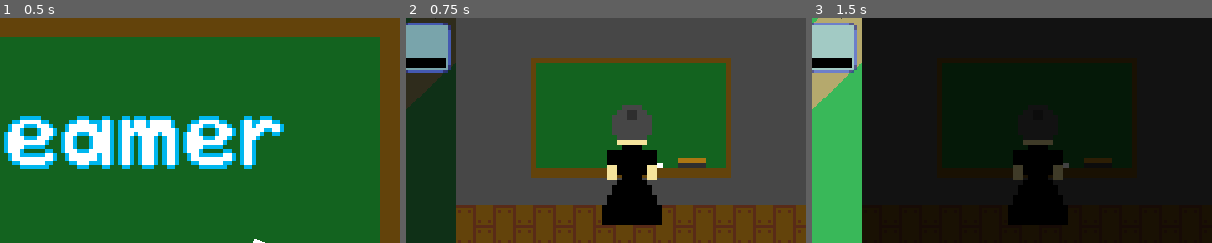
Above: before the commit, frames 1-3 (left to right).
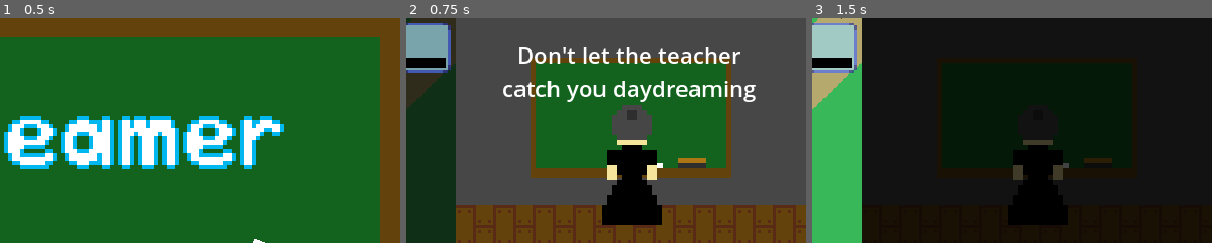
Above: after the commit, the same moments.

Repository: SupakornPholsiri/Daydreamer
Game: Godot game, scene res://main.tscn
Same seed, same stepped clock (60 frames per second), same inputs: the game is played once before the commit and once after it. Sound files missing from this copy of the repository are replaced by a short silence.
Inputs (mouse positions are % of the whole screen's width and height, from its top left):
- Up to frame 1 (0.5 s): no input
- Up to frame 2 (0.75 s): click "Play" at 0.5 s
- Up to frame 3 (1.5 s): tap Enter at 1.25 s; move the mouse to (72, 45) at 1.27 s; hold D (move_right) from 1.28 s (still down); tap Space (toggle_daydream) at 1.35 s; click (72, 45) at 1.42 s
The pictures show only the part of the screen within x 50-100%, y 0-50%; the shares and areas given below are measured in that part.

Frame 1 is identical in both runs. In frame 2, 3.7% of the frame differs, in the area x 24-88%, y 12-38%; in frame 3, nothing differs.

Commit message:
caught cutscene done

Diff:
--- a/Classroom/classroom.gd
+++ b/Classroom/classroom.gd
@@ -1,6 +1,7 @@
 extends Node2D
 
-signal game_over
+signal game_over(reason : int)
+signal cutscene_over
 
 enum TEACHER_STATE {
 	WRITING,
@@ -27,6 +28,7 @@
 
 func reset():
 	timer.stop()
+	animation_player.play("RESET")
 	animation_player.stop()
 	$TripleDotBubble.visible = false
 	current_teacher_state = TEACHER_STATE.WRITING
@@ -34,7 +36,7 @@
 
 func _physics_process(delta):
 	if player_daydreaming and current_teacher_state == TEACHER_STATE.TALKING:
-		emit_signal("game_over")
+		emit_signal("game_over", 1)
 
 func begin_writing():
 	SoundPlayer.stop_teacher_talking_sound()
@@ -61,3 +63,9 @@
 	match current_teacher_state:
 		TEACHER_STATE.WRITING : begin_looking()
 		TEACHER_STATE.TALKING : begin_writing()
+
+func play_game_over():
+	animation_player.play("game_over")
+
+func game_over_cutscene_ended():
+	emit_signal("cutscene_over")
--- a/Classroom/classroom.tscn
+++ b/Classroom/classroom.tscn
@@ -16,6 +16,18 @@
 
 [sub_resource type="Animation" id="Animation_3w0hm"]
 length = 0.001
+tracks/0/type = "value"
+tracks/0/imported = false
+tracks/0/enabled = true
+tracks/0/path = NodePath("Teacher:position")
+tracks/0/interp = 1
+tracks/0/loop_wrap = true
+tracks/0/keys = {
+"times": PackedFloat32Array(0),
+"transitions": PackedFloat32Array(1),
+"update": 0,
+"values": [Vector2(281, 235)]
+}
 
 [sub_resource type="Animation" id="Animation_jeya8"]
 resource_name = "triple_dot"
@@ -59,9 +71,40 @@
 "values": [true, false]
 }
 
+[sub_resource type="Animation" id="Animation_77vyh"]
+resource_name = "game_over"
+length = 0.4
+tracks/0/type = "value"
+tracks/0/imported = false
+tracks/0/enabled = true
+tracks/0/path = NodePath("Teacher:position")
+tracks/0/interp = 1
+tracks/0/loop_wrap = true
+tracks/0/keys = {
+"times": PackedFloat32Array(0, 0.3, 0.4),
+"transitions": PackedFloat32Array(1, 1, 1),
+"update": 0,
+"values": [Vector2(281, 235), Vector2(281, 443), Vector2(160, 443)]
+}
+tracks/1/type = "method"
+tracks/1/imported = false
+tracks/1/enabled = true
+tracks/1/path = NodePath(".")
+tracks/1/interp = 1
+tracks/1/loop_wrap = true
+tracks/1/keys = {
+"times": PackedFloat32Array(0.4),
+"transitions": PackedFloat32Array(1),
+"values": [{
+"args": [],
+"method": &"game_over_cutscene_ended"
+}]
+}
+
 [sub_resource type="AnimationLibrary" id="AnimationLibrary_1stuh"]
 _data = {
 "RESET": SubResource("Animation_3w0hm"),
+"game_over": SubResource("Animation_77vyh"),
 "triple_dot": SubResource("Animation_jeya8")
 }
 
--- a/main.gd
+++ b/main.gd
@@ -21,6 +21,11 @@
 
 var in_game_over : bool = false
 
+enum GAME_OVER {
+	OUT_OF_HEALTH,
+	CAUGHT
+}
+
 # Called when the node enters the scene tree for the first time.
 func _ready():
 	get_tree().set_pause(true)
@@ -42,7 +47,7 @@
 	UI.update_score_multiplier_ui(value)
 
 func _on_player_died():
-	game_over()
+	game_over(GAME_OVER.OUT_OF_HEALTH)
 
 func _on_enemy_died(point : int):
 	set_score(score + point * score_multi)
@@ -76,9 +81,16 @@
 	if node in get_tree().get_nodes_in_group("Enemies"):
 		node.connect("enemy_died", _on_enemy_died)
 
-func game_over():
+func game_over(reason : int):
+	in_game_over = true
+	match reason :
+		GAME_OVER.OUT_OF_HEALTH : stop_game()
+		GAME_OVER.CAUGHT :
+			call_deferred("toggle_daydream")
+			classroom.play_game_over()
+
+func stop_game():
 	get_tree().set_pause(true)
-	in_game_over = true
 	reset_game()
 	UI.show_game_over(score)
 	score = 0
--- a/main.tscn
+++ b/main.tscn
@@ -160,6 +160,24 @@
 grow_vertical = 2
 texture = ExtResource("7_aiiv8")
 
+[node name="general_rule" type="Label" parent="UI" groups=["tutorial_ui"]]
+visible = false
+anchors_preset = 8
+anchor_left = 0.5
+anchor_top = 0.5
+anchor_right = 0.5
+anchor_bottom = 0.5
+offset_left = 154.0
+offset_top = -325.0
+offset_right = 559.0
+offset_bottom = -222.0
+grow_horizontal = 2
+grow_vertical = 2
+text = "Don't let the teacher
+catch you daydreaming"
+label_settings = SubResource("LabelSettings_0mvru")
+horizontal_alignment = 1
+
 [node name="to_daydream" type="Label" parent="UI" groups=["tutorial_ui"]]
 visible = false
 anchors_preset = 8
@@ -266,6 +284,7 @@
 [connection signal="child_entered_tree" from="Control/SubViewportContainer/DaydreamViewport/Daydream" to="." method="_on_daydream_child_entered_tree"]
 [connection signal="powerup_activated" from="Control/SubViewportContainer/DaydreamViewport/Daydream" to="." method="_on_daydream_powerup_activated"]
 [connection signal="powerup_deactivated" from="Control/SubViewportContainer/DaydreamViewport/Daydream" to="." method="_on_daydream_powerup_deactivated"]
+[connection signal="cutscene_over" from="Control/SubViewportContainer2/ClassroomViewport/Classroom" to="." method="stop_game"]
 [connection signal="pressed" from="UI/Setting/Back" to="." method="_on_main_menu_pressed"]
 [connection signal="pressed" from="UI/GameOver/PlayAgain" to="." method="_on_play_pressed"]
 [connection signal="pressed" from="UI/GameOver/MainMenu" to="." method="_on_main_menu_pressed"]
Not shown: 1 places in Classroom/classroom.tscn that only renumber resources
